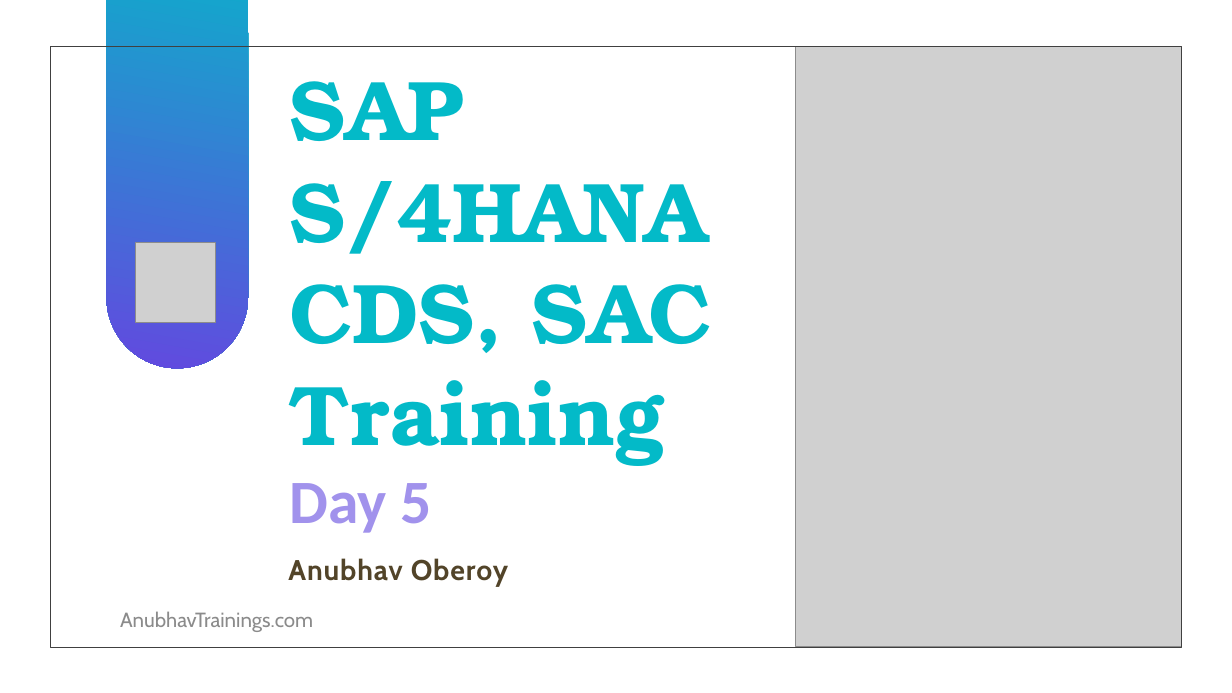
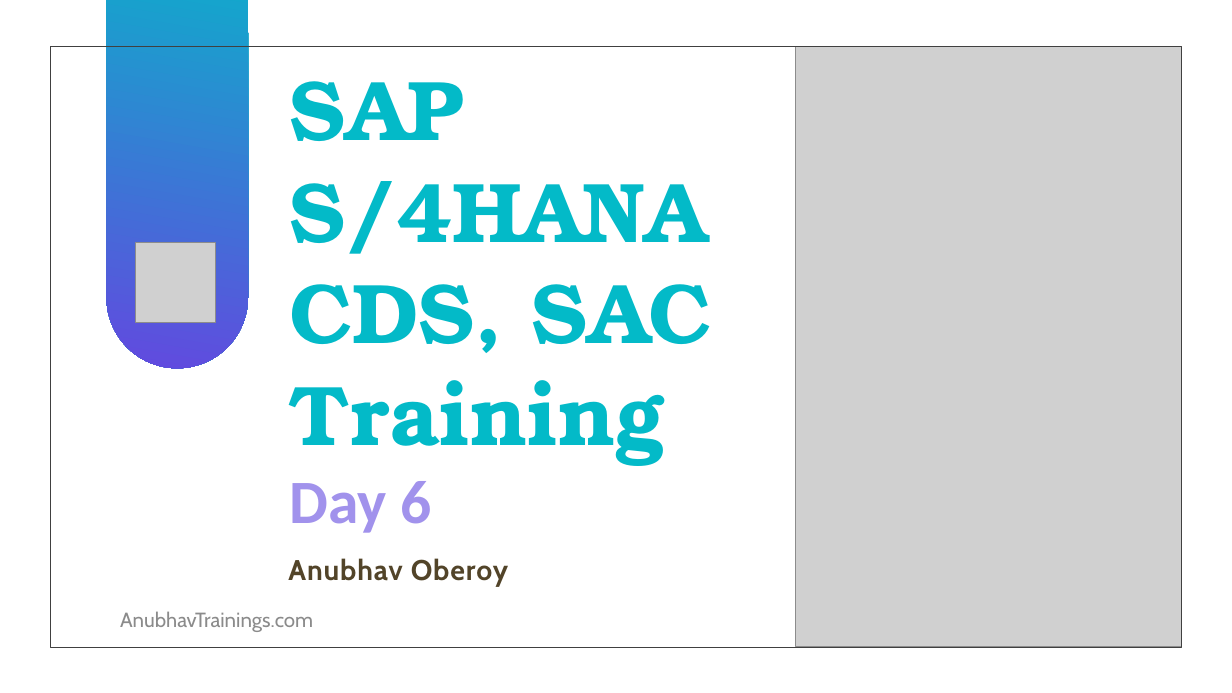
Before and after one commit to soyuztechnologies/HPC_AOH_SAC, a slide deck: slide 1 of Day 6/Day 6.pptx. Drawn at 1232x693 pixels with LibreOffice and Linux fonts; fonts in the diff are those of the drawing; grey boxes stand for pictures; background and template pictures are left out. Boxes give left, top, right and bottom in pixels: in the first picture for what was removed or moved away, otherwise in the second. Text is boxed around its words. In the diff, an @@ line names an element or a change of style, - is before the commit and + after.

```diff
--- a/Day 6/Day 6.pptx
+++ b/Day 6/Day 6.pptx
@@ title at bbox=[289, 81, 711, 533]: text changed @@
-SAP S/4HANA CDS, SAC Training
-Day 5
+SAP S/4HANA CDS, SAC Training
+Day 6
```
Also in this commit, not shown: 7 slides added, 13 slides removed, 12 other files.
